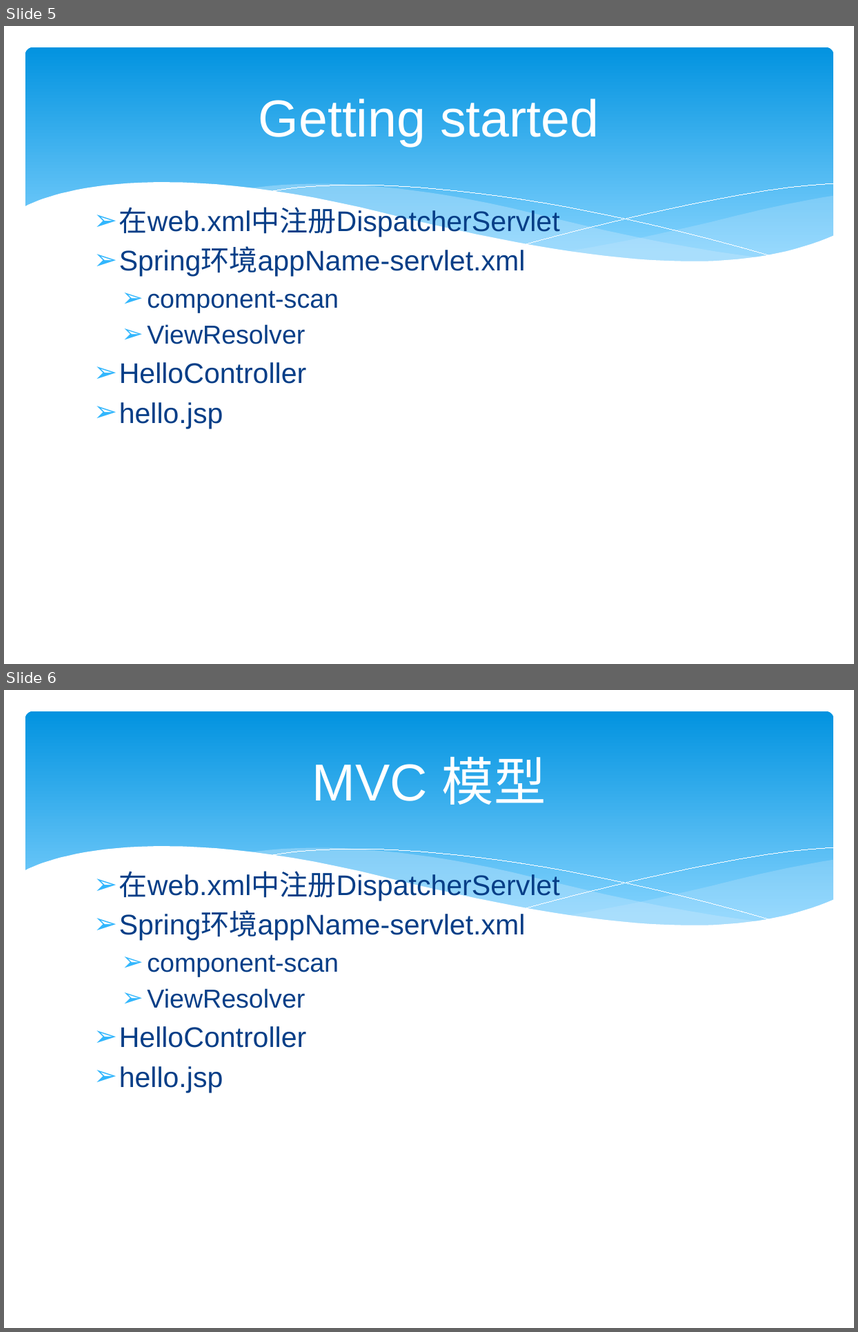
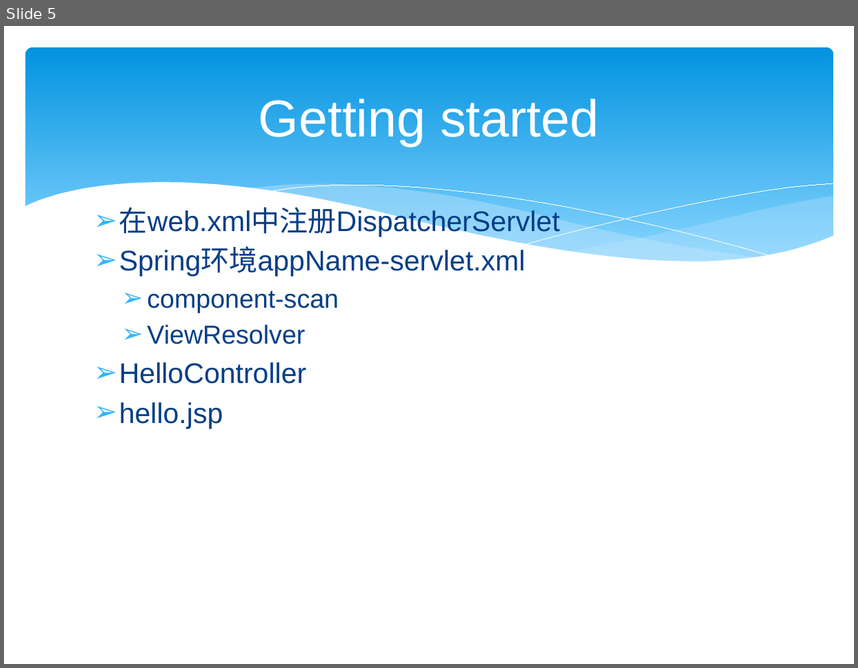
Before and after one commit to zjumty/spring-mvc-showcase, a slide deck: SpringMVC3.pptx. Shown one above the other, each under a label of ours: slides 5 and 6 before the commit, slide 5 after it. The pictures are 858x1332 and 858x668 pixels, drawn with LibreOffice and Linux fonts; fonts in the diff are those of the drawing. Boxes give left, top, right and bottom in pixels: in the first picture for what was removed or moved away, otherwise in the second. Text is boxed around its words. In the diff, an @@ line names an element or a change of style, - is before the commit and + after.

```diff
--- a/SpringMVC3.pptx
+++ b/SpringMVC3.pptx
@@ slide 6 removed at [4, 690, 854, 1328], background #FFFFFF; not listed: 6 template elements that a slide beside it also shows @@
@@ title removed at [312, 757, 546, 805] @@
-MVC 模型
@@ text removed at [119, 866, 560, 1092] @@
-➢ 在web.xml中注册DispatcherServlet
-➢ Spring环境appName-servlet.xml
-  ➢ component-scan
-  ➢ ViewResolver
-➢ HelloController
-➢ hello.jsp
```
Also in this commit, not shown: 2 slides added, 37 other files.
